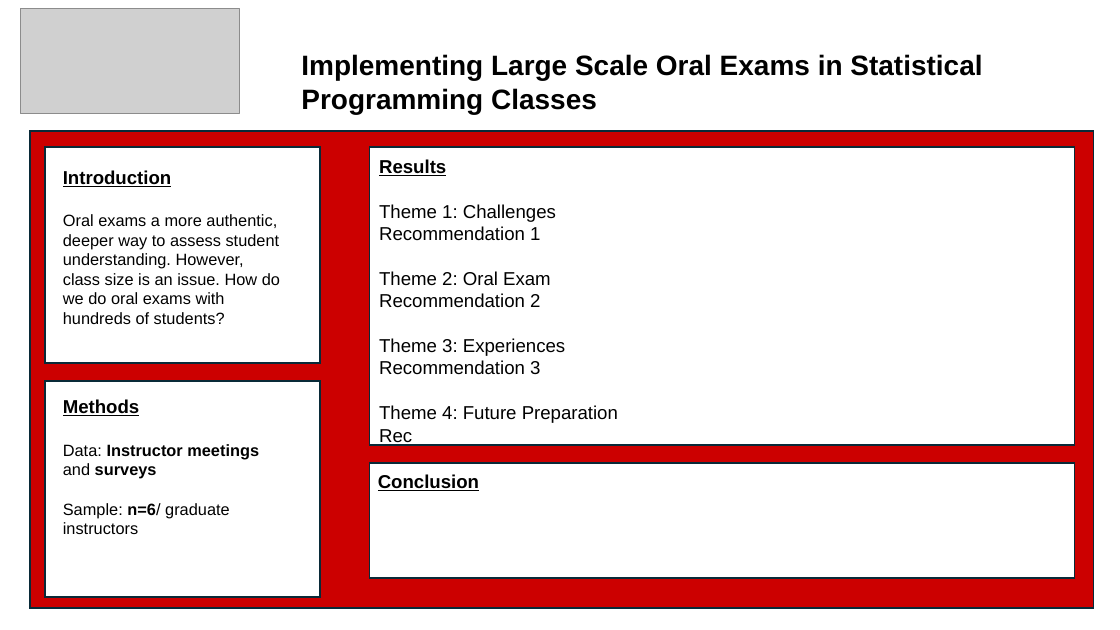
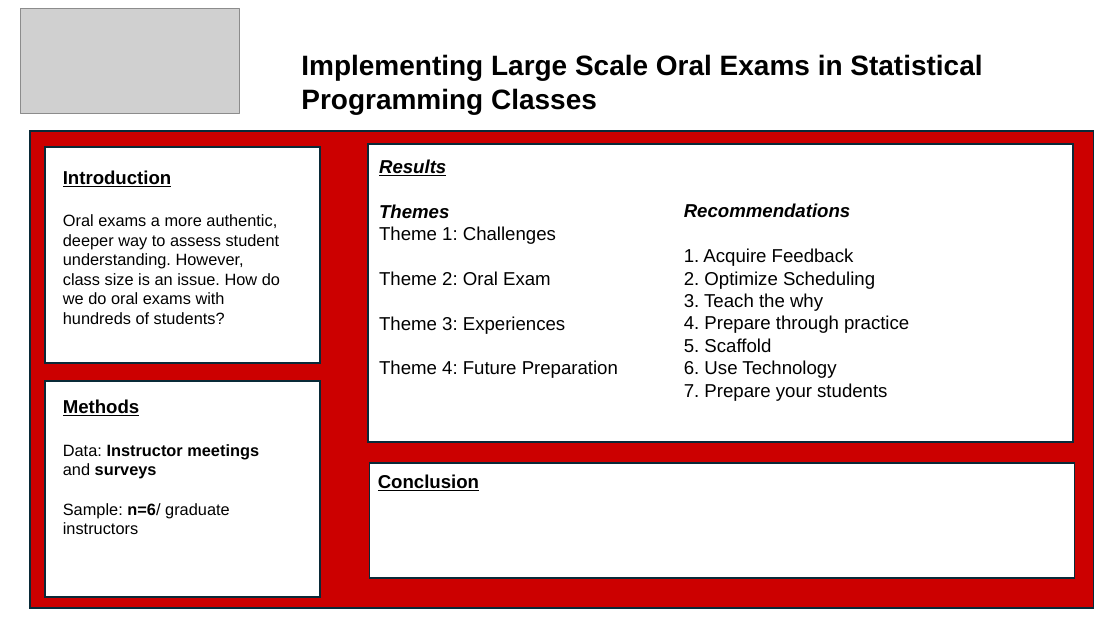
Before and after one commit to mjferrell94/Oral-Exam-Project-, a slide deck: slide 1 of Faculty_Excellence_Poster.pptx. Drawn at 1120x630 pixels with LibreOffice and Linux fonts; fonts in the diff are those of the drawing; grey boxes stand for pictures. Boxes give left, top, right and bottom in pixels: in the first picture for what was removed or moved away, otherwise in the second. Text is boxed around its words. In the diff, an @@ line names an element or a change of style, - is before the commit and + after.

Commit message:
Added more to poster

```diff
--- a/Faculty_Excellence_Poster.pptx
+++ b/Faculty_Excellence_Poster.pptx
@@ text at [379, 159, 446, 176]: italic on in "Results" @@
@@ text at [379, 204, 449, 219]: paragraph added @@
+Themes
@@ text added at [684, 203, 909, 401], 16 pt, text #000000 @@
+Recommendations
+1. Acquire Feedback
+2. Optimize Scheduling
+3. Teach the why
+4. Prepare through practice
+5. Scaffold
+6. Use Technology
+7. Prepare your students
@@ text at [379, 226, 540, 241]: paragraph removed @@
-Recommendation 1
@@ text at [379, 293, 540, 308]: paragraph removed @@
-Recommendation 2
@@ text at [379, 360, 540, 375]: paragraph removed @@
-Recommendation 3
@@ text at [379, 429, 412, 446]: paragraph removed @@
-Rec
```
